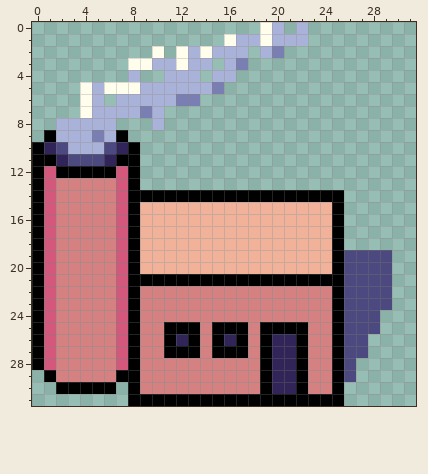
Two states of a pixel-art sprite, coal plant.png. The picture above is the old version.
The file is 32x32 pixels.
And afterwards:
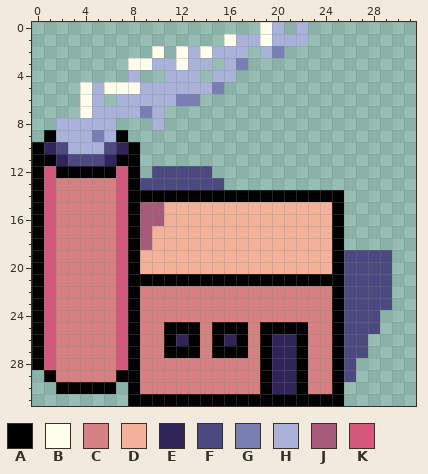
Palette (. is transparent): A #000000  B #fffdeb  C #d68181  D #f2b299  E #302459  F #4b4980  G #797eb3  H #a9b2d9  J #a65b7a  K #d4577c
Difference:
The edit adds colour F in row 12 at x 10 to 14; in row 13 at x 9 to 15.
Colour D gives way to colour J in rows 15 to 16 at x 9 to 10; in rows 17 to 18 at x 9.
